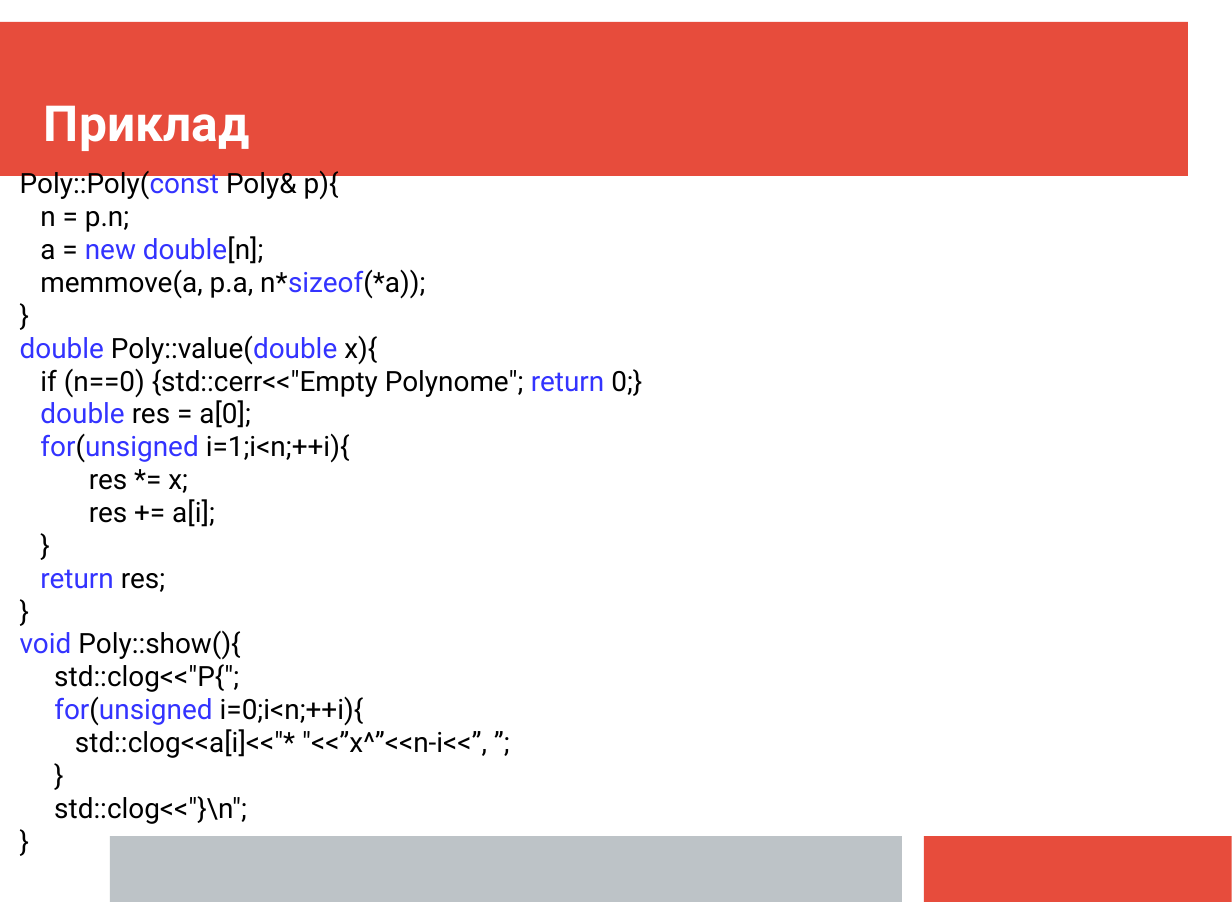
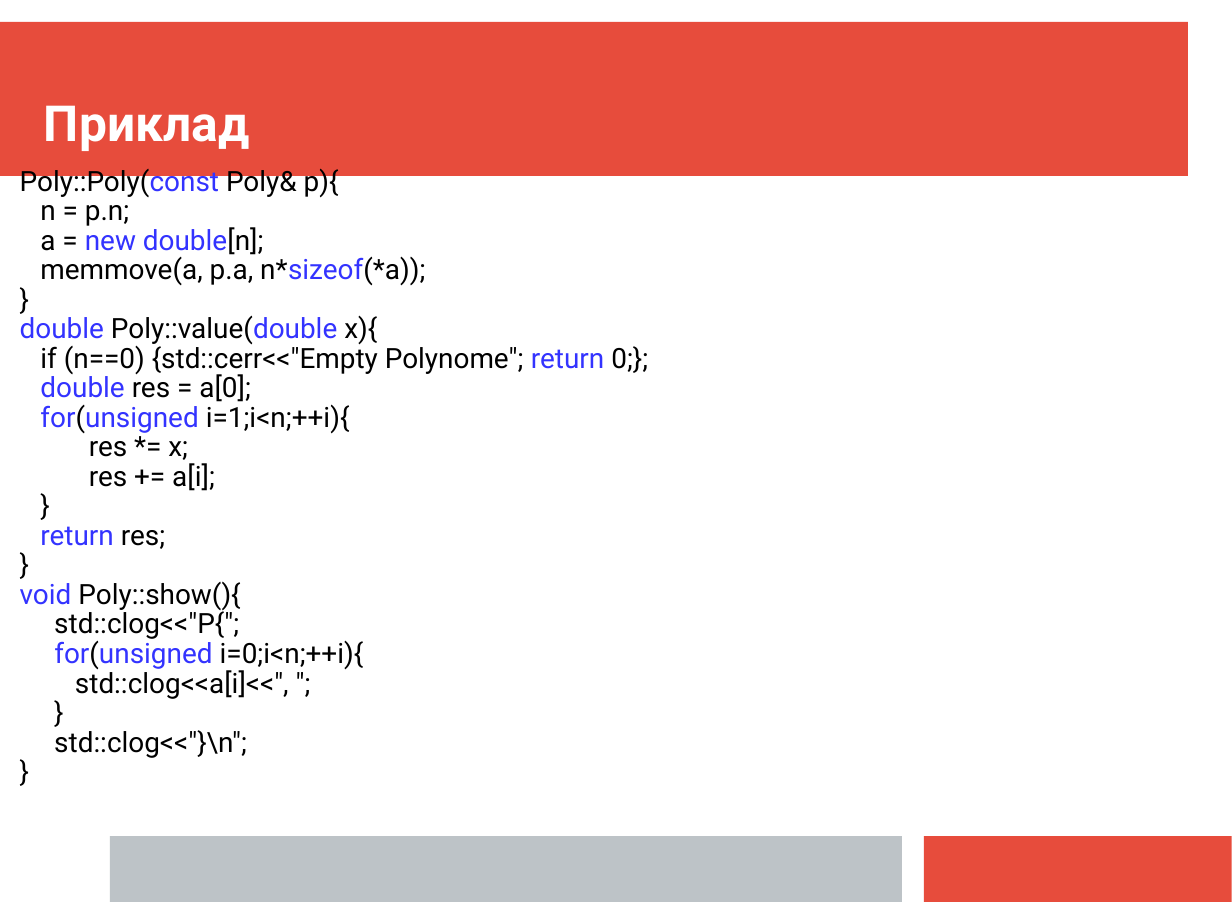
Before and after one commit to mecchmatProjects/CppCourse, a slide deck: slide 18 of Lect08/CppTutorUkr8.ppt. Drawn at 1232x924 pixels with LibreOffice and Linux fonts; fonts in the diff are those of the drawing. Boxes give left, top, right and bottom in pixels: in the first picture for what was removed or moved away, otherwise in the second. Text is boxed around its words. In the diff, an @@ line names an element or a change of style, - is before the commit and + after.

```diff
--- a/Lect08/CppTutorUkr8.ppt
+++ b/Lect08/CppTutorUkr8.ppt
@@ text at (20,165,425,758): line spacing 0.98 to 0.88 @@
@@ text at (40,342,648,375): text changed @@
-if (n==0) {std::cerr<<"Empty Polynome"; return 0;}
+if (n==0) {std::cerr<<"Empty Polynome"; return 0;};
@@ text at (75,667,289,699): text changed @@
-std::clog<<a[i]<<"* "<<”x^”<<n-i<<”, ”;
+std::clog<<a[i]<<", ";
```
Also in this commit, not shown: 16 other slides changed, 1 slide removed, 11 other files.
